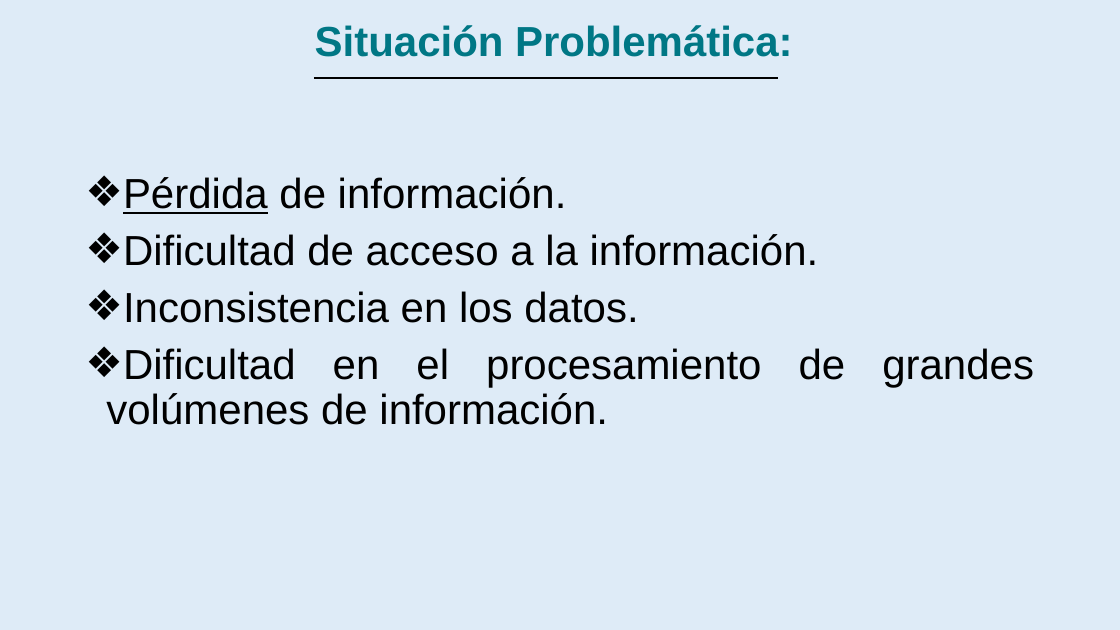
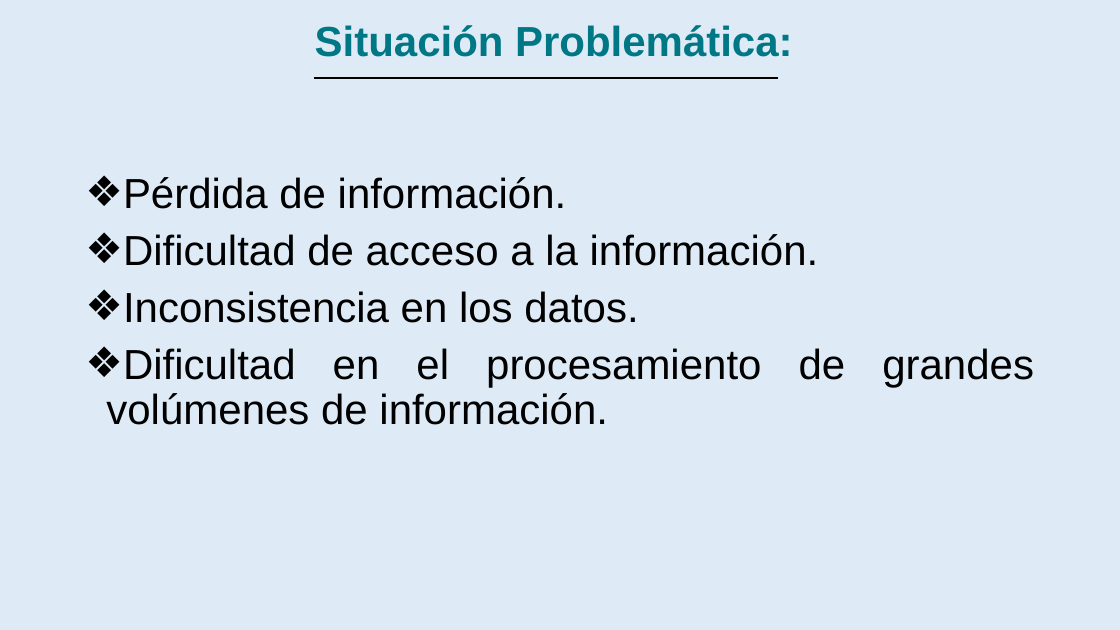
Before and after one commit to amypadron/prower_tesis, a slide deck: slide 4 of Digestión anaerobía.Original.pptx. Drawn at 1120x630 pixels with LibreOffice and Linux fonts; fonts in the diff are those of the drawing. Boxes give left, top, right and bottom in pixels: in the first picture for what was removed or moved away, otherwise in the second. Text is boxed around its words. In the diff, an @@ line names an element or a change of style, - is before the commit and + after.

```diff
--- a/Digestión anaerobía.Original.pptx
+++ b/Digestión anaerobía.Original.pptx
@@ text at bbox=[123, 177, 567, 209]: underline off in "Pérdida" @@
```
Also in this commit, not shown: 2 other slides changed.
